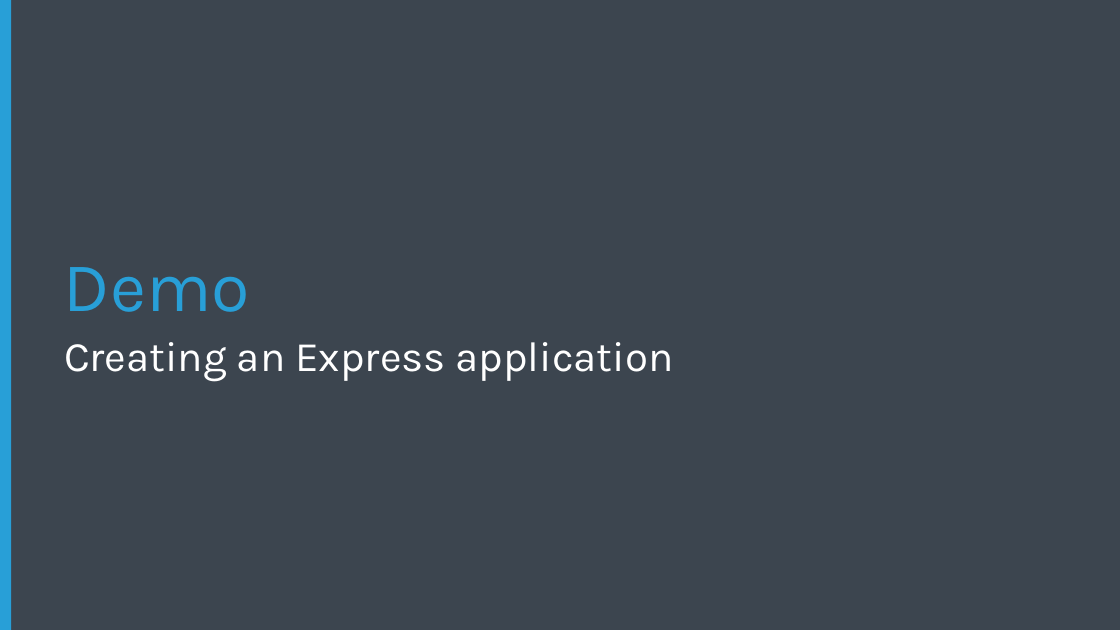
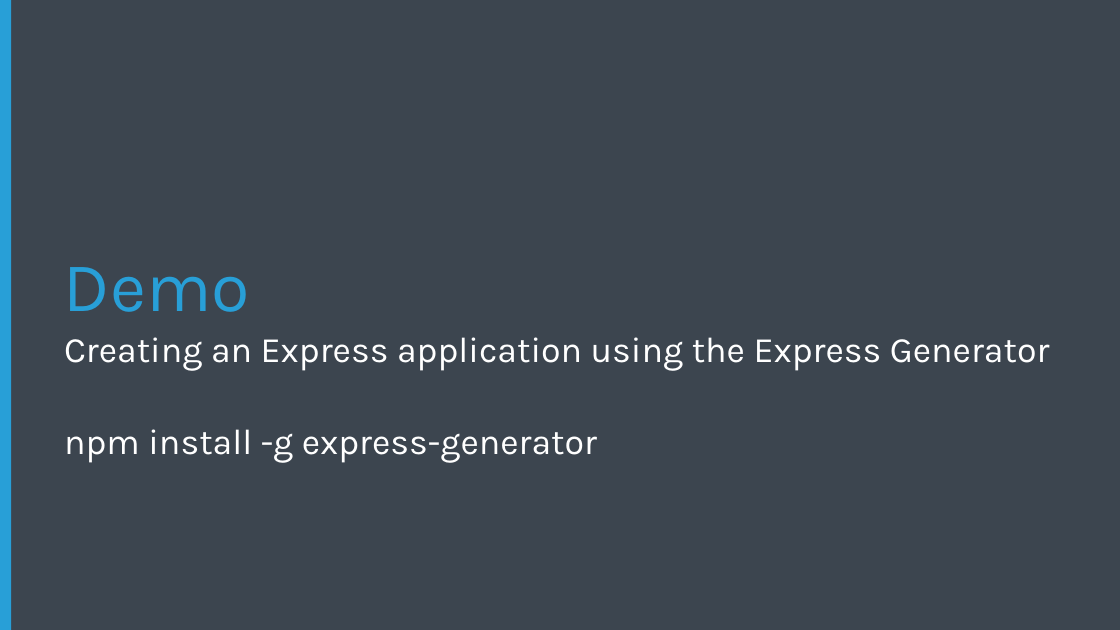
Before and after one commit to Microsoft-Web/NodeCamp, a slide deck: slide 10 of Presentation/IntroToExpress/IntroToExpress.pptx. Drawn at 1120x630 pixels with LibreOffice and Linux fonts; fonts in the diff are those of the drawing; background and template pictures are left out. Boxes give left, top, right and bottom in pixels: in the first picture for what was removed or moved away, otherwise in the second. Text is boxed around its words. In the diff, an @@ line names an element or a change of style, - is before the commit and + after.

```diff
--- a/Presentation/IntroToExpress/IntroToExpress.pptx
+++ b/Presentation/IntroToExpress/IntroToExpress.pptx
@@ subtitle at <box>64,337,1050,463</box>: text changed; size 36 to 30.6 pt @@
-Creating an Express application
+Creating an Express application using the Express Generator
+npm install -g express-generator
```
Also in this commit, not shown: 3 other files.
